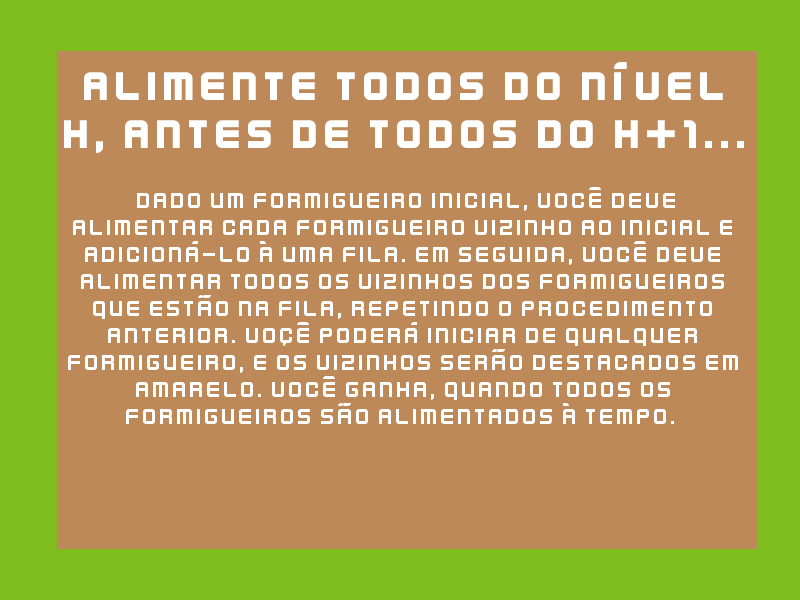
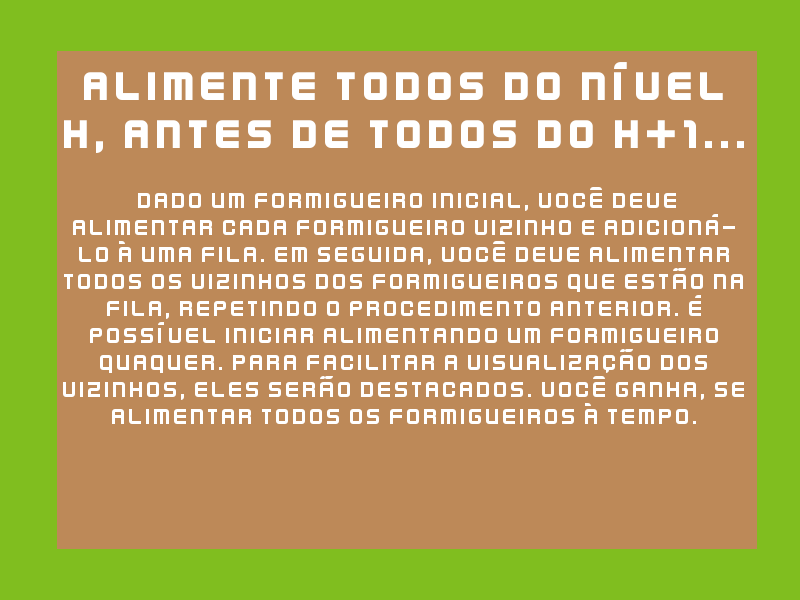
Layer changes from the first 800 × 600 image to the second:
painted on "DADO UM FORMIGUEIRO INiCIAL, ..." over bbox(63, 187, 744, 424)
